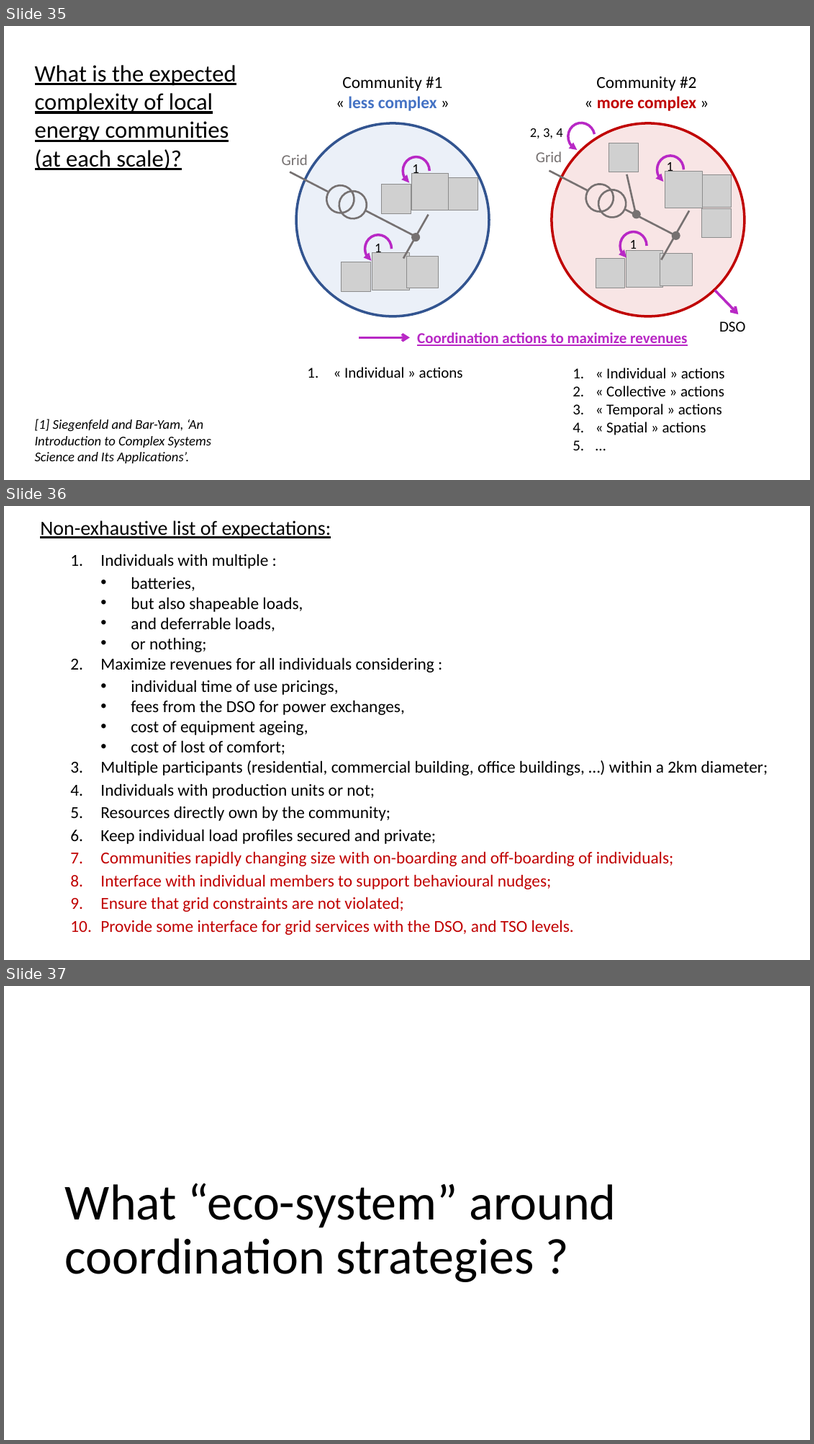
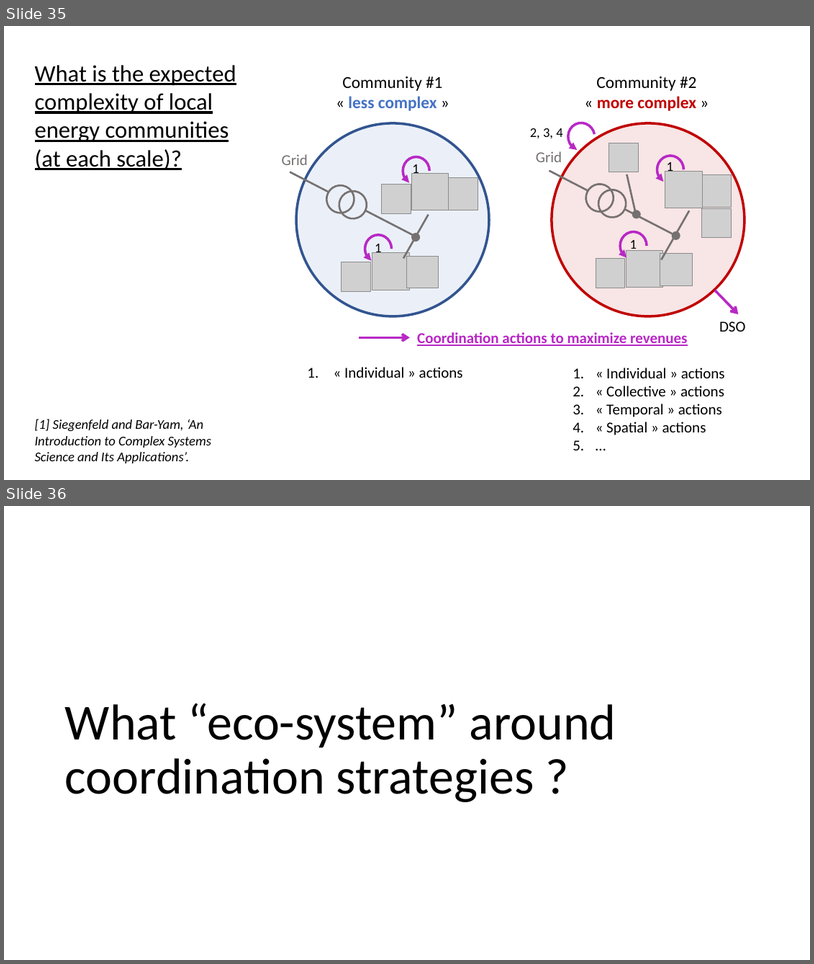
Before and after one commit to Jonathan56/supplementary_thesis, a slide deck: figures.pptx. Shown one above the other, each under a label of ours: slides 35, 36 and 37 before the commit, slides 35 and 36 after it. The pictures are 814x1444 and 814x964 pixels, drawn with LibreOffice and Linux fonts; fonts in the diff are those of the drawing; grey boxes stand for pictures. Boxes give left, top, right and bottom in pixels: in the first picture for what was removed or moved away, otherwise in the second. Text is boxed around its words. In the diff, an @@ line names an element or a change of style, - is before the commit and + after.

```diff
--- a/figures.pptx
+++ b/figures.pptx
@@ slide 36 removed at (x1=4, y1=506, x2=810, y2=960), background #FFFFFF @@
@@ text removed at (x1=40, y1=520, x2=769, y2=934) @@
-Non-exhaustive list of expectations:
-  1. Individuals with multiple :
-    • batteries,
-    • but also shapeable loads,
-    • and deferrable loads,
-    • or nothing;
-  2. Maximize revenues for all individuals considering :
-    • individual time of use pricings,
-    • fees from the DSO for power exchanges,
-    • cost of equipment ageing,
-    • cost of lost of comfort;
-  3. Multiple participants (residential, commercial building, office buildings, …) within a 2km diameter;
-  4. Individuals with production units or not;
-  5. Resources directly own by the community;
-  6. Keep individual load profiles secured and private;
-  7. Communities rapidly changing size with on-boarding and off-boarding of individuals;
-  8. Interface with individual members to support behavioural nudges;
-  9. Ensure that grid constraints are not violated;
-  10. Provide some interface for grid services with the DSO, and TSO levels.
@@ what was slide 37 is now slide 36 @@
```
Also in this commit, not shown: 10 slides changed, 13 slides added, 5 other slides removed, 19 other files.
